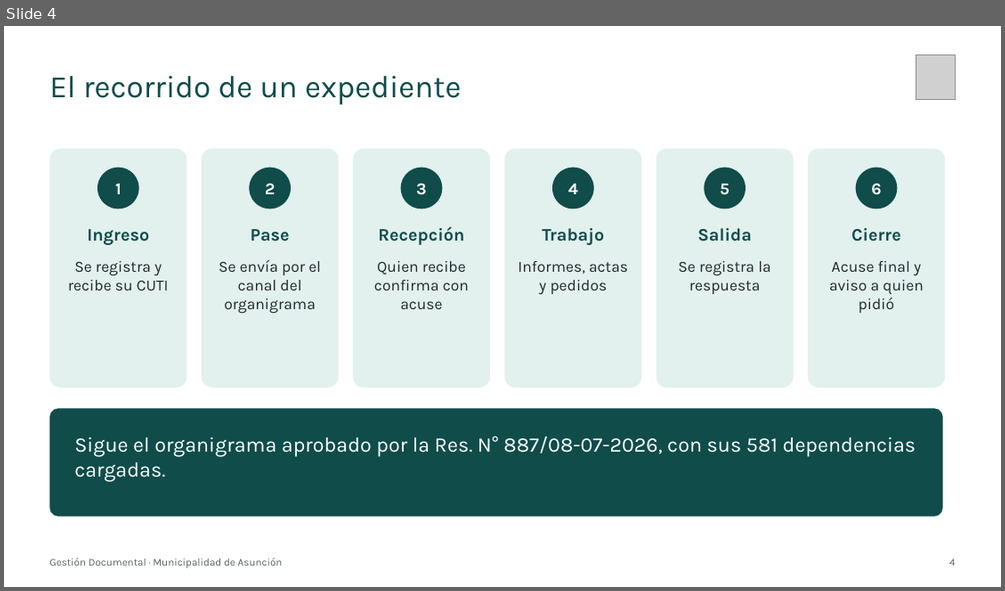
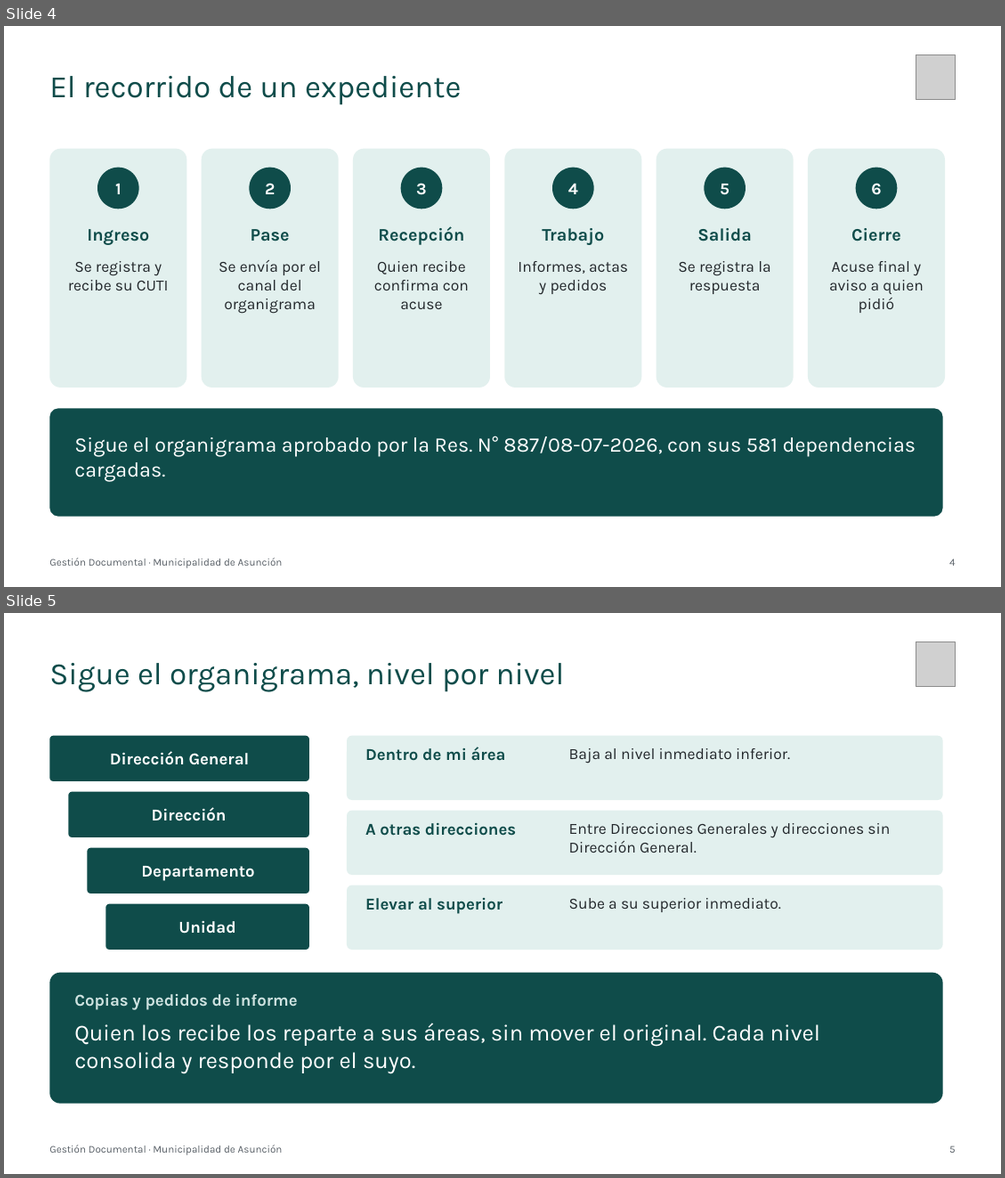
Before and after one commit to YumitoAcosta7/gestion-documental, a slide deck: docs/material/Presentacion-Gestion-Documental.pptx. Shown one above the other, each under a label of ours: slide 4 before the commit, slides 4 and 5 after it. The pictures are 1005x591 and 1005x1178 pixels, drawn with LibreOffice and Linux fonts; fonts in the diff are those of the drawing; grey boxes stand for pictures. Boxes give left, top, right and bottom in pixels: in the first picture for what was removed or moved away, otherwise in the second. Text is boxed around its words. In the diff, an @@ line names an element or a change of style, - is before the commit and + after.

```diff
--- a/docs/material/Presentacion-Gestion-Documental.pptx
+++ b/docs/material/Presentacion-Gestion-Documental.pptx
@@ slide 5 added at <box>4,613,1001,1174</box>, background #FFFFFF @@
@@ title added at <box>49,663,565,692</box>, 30 pt, text #0F4C4A @@
+Sigue el organigrama, nivel por nivel
@@ picture added at <box>915,642,955,687</box> @@
@@ rounded rectangle added at <box>49,736,309,781</box>, fill #0F4C4A, 16 pt, text #FFFFFF, bold @@
+Dirección General
@@ rounded rectangle added at <box>347,736,942,800</box>, fill #E2F0EE @@
@@ text added at <box>365,747,506,761</box>, 16 pt, text #0F4C4A, bold @@
+Dentro de mi área
@@ text added at <box>569,748,790,763</box>, 15 pt, text #22272B @@
+Baja al nivel inmediato inferior.
@@ rounded rectangle added at <box>68,792,309,837</box>, fill #0F4C4A, 16 pt, text #FFFFFF, bold @@
+Dirección
@@ rounded rectangle added at <box>347,811,942,875</box>, fill #E2F0EE @@
@@ text added at <box>365,823,516,835</box>, 16 pt, text #0F4C4A, bold @@
+A otras direcciones
@@ text added at <box>569,823,890,852</box>, 15 pt, text #22272B @@
+Entre Direcciones Generales y direcciones sin Dirección General.
@@ rounded rectangle added at <box>87,848,309,893</box>, fill #0F4C4A, 16 pt, text #FFFFFF, bold @@
+Departamento
@@ rounded rectangle added at <box>105,904,309,949</box>, fill #0F4C4A, 16 pt, text #FFFFFF, bold @@
+Unidad
@@ rounded rectangle added at <box>347,885,942,949</box>, fill #E2F0EE @@
@@ text added at <box>365,898,502,914</box>, 16 pt, text #0F4C4A, bold @@
+Elevar al superior
@@ text added at <box>569,898,781,912</box>, 15 pt, text #22272B @@
+Sube a su superior inmediato.
@@ rounded rectangle added at <box>49,973,942,1103</box>, fill #0F4C4A @@
@@ text added at <box>74,994,298,1010</box>, 16 pt, text #CFE3E1, bold @@
+Copias y pedidos de informe
@@ text added at <box>74,1022,820,1073</box>, 22 pt, text #FFFFFF @@
+Quien los recibe los reparte a sus áreas, sin mover el original. Cada nivel consolida y responde por el suyo.
@@ text added at <box>49,1144,283,1155</box>, 10 pt, text #5A6168 @@
+Gestión Documental · Municipalidad de Asunción
@@ text added at <box>949,1145,955,1152</box>, 10 pt, text #5A6168 @@
+5
```
Also in this commit, not shown: 8 slides changed, 5 other files.
